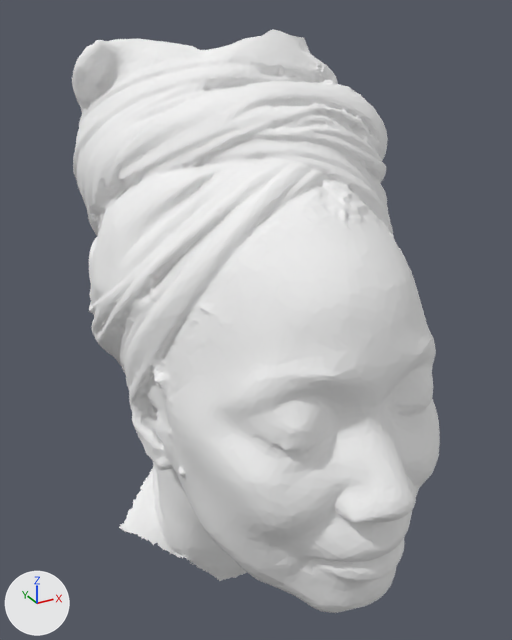
One commit to the glTF model enslaved.glb: the scene before it, then after it.
Camera for both pictures: a 50 mm lens placed at (-193.0, -291.0, 226.0), pointed at (-3.0, 54.0, 53.0). The axes (+X, +Y, +Z) are drawn at lower left. The lights are the same throughout. The older version comes first. Vertices at exactly the same position are counted once.

The scene before the commit, as lines of its bpy script (objects in view):
```python
me_mesh_0 = bpy.data.meshes.new('Mesh_0')
me_mesh_0.from_pydata(...)  # 19893 vertices, 39345 faces; spans x -119.0..119.0, y -159.0..159.0, z -146.0..146.0
me_mesh_0.materials.append(mat_white)  # white #f2f2f2
ob_mesh_0 = bpy.data.objects.new('mesh_0', me_mesh_0)
ob_mesh_0.parent = ob_dummy001
ob_mesh_0.location = (38.3, -42.65, -5.487)
ob_mesh_0.rotation_euler = (0.0873, 1.047, -0.262)  # degrees (5, 60, -15)
```
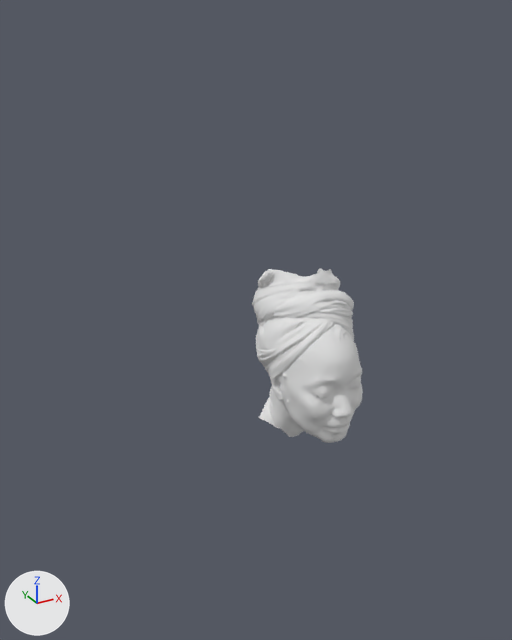
Location of each change, (x1, y1, x2, y2) in pixels of the pictures (512 x 640 px):
'mesh_0', reshaped, moved, turned
    before: (72, 29, 440, 613)
    after: (252, 268, 363, 443)

Patch to the scene script:
```diff
--- a/enslaved.glb.py
+++ b/enslaved.glb.py
@@ me_mesh_0 @@
 # used by ob_mesh_0; parent = ob_dummy001; location = (38.3, -42.65, -5.487); rotation_euler = (0.0873, 1.047, -0.262), in degrees (5, 60, -15)
-me_mesh_0.from_pydata(...)  # 19893 vertices, 39345 faces; spans x -119.0..119.0, y -159.0..159.0, z -146.0..146.0
+me_mesh_0.from_pydata(...)  # 19892 vertices, 39344 faces; spans x -25.0..28.0, y -41.0..59.0, z -37.0..41.0
+# me_mesh_0 part 1: the loose piece of 19852 vertices spanning x -119.0..119.0, y -159.0..159.0, z -146.0..146.0 is multiplied about its middle by the matrix ((0.249, -0.013, -0.143), (-0.054, 0.257, -0.116), (0.133, 0.127, 0.22)), then moved by (3.0, 9.0, 8.0)
+# other edits to the shape of me_mesh_0 do not show in these pictures
 me_mesh_0.materials.append(mat_white)
@@ ob_mesh_0 @@
 ob_mesh_0 = bpy.data.objects.new('mesh_0', me_mesh_0)
-ob_mesh_0.parent = ob_dummy001
-ob_mesh_0.location = (38.3, -42.65, -5.487)
-ob_mesh_0.rotation_euler = (0.0873, 1.047, -0.262)  # degrees (5, 60, -15)
+ob_mesh_0.parent = ob_fbx_root
+ob_mesh_0.location = (-2.497, -5.575, 59.47)
+ob_mesh_0.rotation_euler = (-1.571, 0.0, 0.0)  # degrees (-90, 0, 0)
```
